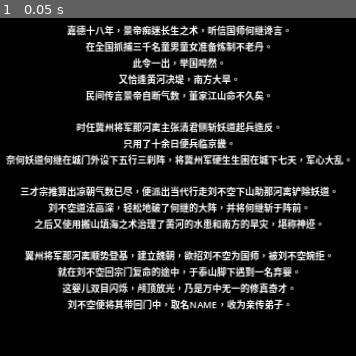
Above: before the commit, frame 1.
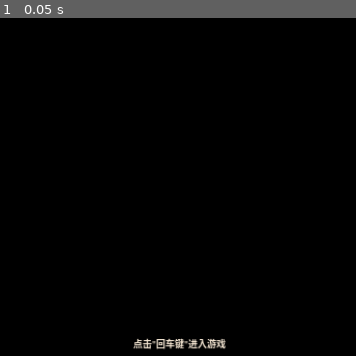
Above: after the commit, the same moment.

Repository: Daoist-Destiny/Daoist-Destiny
Game: Godot game, scene res://startStage/start.tscn
Two runs of this game, one before a commit and one after it. Both use one fixed random seed, a clock stepped at 60 frames per second and the inputs below. Before the commit the project starts from res://node_2d.tscn.
Inputs:
- Up to frame 1 (0.05 s): no input

The runs differ from the first frame. In frame 1, 21% of the frame differs, in the area x 1-99%, y 2-98%.
Error after the commit: Parse Error: Identifier "File" not declared in the current scope. (res://startStage/startRichLabel1.gd:6)

Commit message:
version-0.0.1

Diff:
--- a/Label.gd
+++ /dev/null
@@ -1,32 +0,0 @@
-extends Label
-var disciple_name = "NAME"
-
-# Called when the node enters the scene tree for the first time.
-func _ready():
-
-	pass
-
-
-# Called every frame. 'delta' is the elapsed time since the previous frame.
-func _process(delta):
-
-	text= "
-
-	嘉德十八年，景帝痴迷长生之术，听信国师何继谗言。
-在全国抓捕三千名童男童女准备炼制不老丹。
-此令一出，举国哗然。
-又恰逢黄河决堤，南方大旱。
-民间传言景帝自断气数，董家江山命不久矣。
-
-时任冀州将军那河离主张清君侧斩妖道起兵造反。
-只用了十余日便兵临京畿。
-奈何妖道何继在城门外设下五行三刹阵，将冀州军硬生生困在城下七天，军心大乱。
-
-三才宗推算出凉朝气数已尽，便派出当代行走刘不空下山助那河离铲除妖道。
-刘不空道法高深，轻松地破了何继的大阵，并将何继斩于阵前。
-之后又使用搬山填海之术治理了黄河的水患和南方的旱灾，堪称神迹。
-
-翼州将军那河离顺势登基，建立魏朝，欲招刘不空为国师，被刘不空婉拒。
-就在刘不空回宗门复命的途中，于泰山脚下遇到一名弃婴。
-这婴儿双目闪烁，颅顶放光，乃是万中无一的修真奇才。
-刘不空便将其带回门中，取名"   +disciple_name +"，收为亲传弟子。"
--- /dev/null
+++ b/data/base.json
@@ -0,0 +1,4 @@
+{
+    "gameName": "归道",
+    "ganeNameEn": "Daoist-Destiny"
+}
--- a/icon.svg
+++ b/icon.svg
@@ -1 +1,11 @@
-<svg height="128" width="128" xmlns="http://www.w3.org/2000/svg"><rect x="2" y="2" width="124" height="124" rx="14" fill="#363d52" stroke="#212532" stroke-width="4"/><g transform="scale(.101) translate(122 122)"><g fill="#fff"><path d="M105 673v33q407 354 814 0v-33z"/><path fill="#478cbf" d="m105 673 152 14q12 1 15 14l4 67 132 10 8-61q2-11 15-15h162q13 4 15 15l8 61 132-10 4-67q3-13 15-14l152-14V427q30-39 56-81-35-59-83-108-43 20-82 47-40-37-88-64 7-51 8-102-59-28-123-42-26 43-46 89-49-7-98 0-20-46-46-89-64 14-123 42 1 51 8 102-48 27-88 64-39-27-82-47-48 49-83 108 26 42 56 81zm0 33v39c0 276 813 276 813 0v-39l-134 12-5 69q-2 10-14 13l-162 11q-12 0-16-11l-10-65H447l-10 65q-4 11-16 11l-162-11q-12-3-14-13l-5-69z"/><path d="M483 600c3 34 55 34 58 0v-86c-3-34-55-34-58 0z"/><circle cx="725" cy="526" r="90"/><circle cx="299" cy="526" r="90"/></g><g fill="#414042"><circle cx="307" cy="532" r="60"/><circle cx="717" cy="532" r="60"/></g></g></svg>
+<svg xmlns="http://www.w3.org/2000/svg" width="160" height="160" viewBox="0 0 160 160">
+  <line x1="25" y1="20" x2="135" y2="20" stroke="#FF9999" stroke-width="6" />
+  <line x1="25" y1="40" x2="70" y2="40" stroke="#FF9999" stroke-width="6" />
+  <line x1="90" y1="40" x2="135" y2="40" stroke="#FF9999" stroke-width="6" />
+  <line x1="25" y1="60" x2="135" y2="60" stroke="#FF9999" stroke-width="6" />
+  <line x1="25" y1="100" x2="70" y2="100" stroke="#99CCFF" stroke-width="6" />
+  <line x1="90" y1="100" x2="135" y2="100" stroke="#99CCFF" stroke-width="6" />
+  <line x1="25" y1="120" x2="135" y2="120" stroke="#99CCFF" stroke-width="6" />
+  <line x1="25" y1="140" x2="70" y2="140" stroke="#99CCFF" stroke-width="6" />
+  <line x1="90" y1="140" x2="135" y2="140" stroke="#99CCFF" stroke-width="6" />
+</svg>
--- a/project.godot
+++ b/project.godot
@@ -11,7 +11,7 @@
 [application]
 
 config/name="daoist-destiny"
-run/main_scene="res://node_2d.tscn"
+run/main_scene="res://startStage/start.tscn"
 config/features=PackedStringArray("4.1", "GL Compatibility")
 config/icon="res://icon.svg"
 
--- /dev/null
+++ b/startStage/start.tscn
@@ -0,0 +1,20 @@
+[gd_scene load_steps=3 format=3 uid="uid://cgn32iu5rfkep"]
+
+[ext_resource type="Script" path="res://startStage/startLabel2.gd" id="2_7khl8"]
+[ext_resource type="Script" path="res://startStage/startRichLabel1.gd" id="3_nqrhh"]
+
+[node name="Node2D" type="Node2D"]
+
+[node name="Label2" type="Label" parent="."]
+offset_left = -1.0
+offset_top = 648.0
+offset_right = 1366.0
+offset_bottom = 770.0
+horizontal_alignment = 1
+vertical_alignment = 1
+script = ExtResource("2_7khl8")
+
+[node name="startRichLabel1" type="RichTextLabel" parent="."]
+offset_right = 1369.0
+offset_bottom = 618.0
+script = ExtResource("3_nqrhh")
--- /dev/null
+++ b/startStage/startLabel2.gd
@@ -0,0 +1,12 @@
+extends Label
+var gameName = "归道"
+
+# Called when the node enters the scene tree for the first time.
+func _ready():
+	self.add_theme_color_override("font_color",Color("ANTIQUE_WHITE"))
+
+	text= '点击"回车键"进入游戏'
+
+# Called every frame. 'delta' is the elapsed time since the previous frame.
+func _process(delta):
+	pass
--- /dev/null
+++ b/startStage/startRichLabel1.gd
@@ -0,0 +1,23 @@
+extends RichTextLabel
+
+
+# Called when the node enters the scene tree for the first time.
+func _ready():
+	var file =File.new()
+	file.open("../data/base.json",File.READ)
+	var jsonString=file.get_as_text()
+	file.close()
+	jsonData = JSONParser.new().parse(jsonString)
+	text = jsonData
+	self.bbcode_enabled=true
+	var gameName="归道"
+	#text="[color=red][b]Hello[/b][/color] [color=green][i]world[/i][/color]!"
+	pass # Replace with function body.
+
+
+
+	text= text+"\n玩家您好\n你正在打开的游戏\n"+ gameName+ "\n是一款模拟tui的游戏\n\ntui是一种古早的显示模式\n不一定适合所有玩家\n不过只要你习惯了\n就会发现很适合摸鱼\n\n目前是早期开发状态\n充斥着大量bug和空白\n无论您通过哪种方式接触到了这款游戏\n请在遇到异常时将异常反馈给开发者\n\n暂时只开通了邮件渠道\n请发送邮件给如下地址\ndaoist-destiny@fushisanlang.cn\n\n感谢您的支持\n祝您游戏愉快"
+
+# Called every frame. 'delta' is the elapsed time since the previous frame.
+func _process(delta):
+	pass
--- a/node_2d.tscn
+++ b/storyStage/story.tscn
@@ -1,6 +1,6 @@
 [gd_scene load_steps=3 format=3 uid="uid://cen3ipxfdu8vr"]
 
-[ext_resource type="Script" path="res://Label.gd" id="2_xdt6e"]
+[ext_resource type="Script" path="res://storyStage/storyLabel.gd" id="1_kag7g"]
 
 [sub_resource type="GDScript" id="GDScript_853xc"]
 script/source = "extends Node2D
@@ -22,9 +22,10 @@
 [node name="Node2D" type="Node2D"]
 script = SubResource("GDScript_853xc")
 
-[node name="Label" type="Label" parent="."]
+[node name="story" type="Label" parent="."]
 offset_right = 1365.0
 offset_bottom = 769.0
 horizontal_alignment = 1
 vertical_alignment = 1
-script = ExtResource("2_xdt6e")
+script = ExtResource("1_kag7g")
+metadata/_edit_use_anchors_ = true
--- /dev/null
+++ b/storyStage/storyLabel.gd
@@ -0,0 +1,15 @@
+extends Label
+var disciple_name = "符十三郎"
+
+# Called when the node enters the scene tree for the first time.
+func _ready():
+
+	self.add_theme_color_override("font_color",Color("ANTIQUE_WHITE"))
+	text= "\n嘉德十八年，景帝痴迷长生之术，听信国师何继谗言。\n在全国抓捕三千名童男童女准备炼制不老丹。\n此令一出，举国哗然。\n又恰逢黄河决堤，南方大旱。\n民间传言景帝自断气数，董家江山命不久矣。\n\n时任冀州将军那河离主张清君侧斩妖道起兵造反。\n只用了十余日便兵临京畿。\n奈何妖道何继在城门外设下五行三刹阵，将冀州军硬生生困在城下七天，军心大乱。\n\n三才宗推算出凉朝气数已尽，便派出当代行走刘不空下山助那河离铲除妖道。\n刘不空道法高深，轻松地破了何继的大阵，并将何继斩于阵前。\n之后又使用搬山填海之术治理了黄河的水患和南方的旱灾，堪称神迹。\n\n翼州将军那河离顺势登基，建立魏朝，欲招刘不空为国师，被刘不空婉拒。\n就在刘不空回宗门复命的途中，于泰山脚下遇到一名弃婴。\n这婴儿双目闪烁，颅顶放光，乃是万中无一的修真奇才。\n刘不空便将其带回门中，取名"+disciple_name +"，收为亲传弟子。"
+
+
+
+
+# Called every frame. 'delta' is the elapsed time since the previous frame.
+func _process(delta):
+	pass
Not shown, added: readme.md
